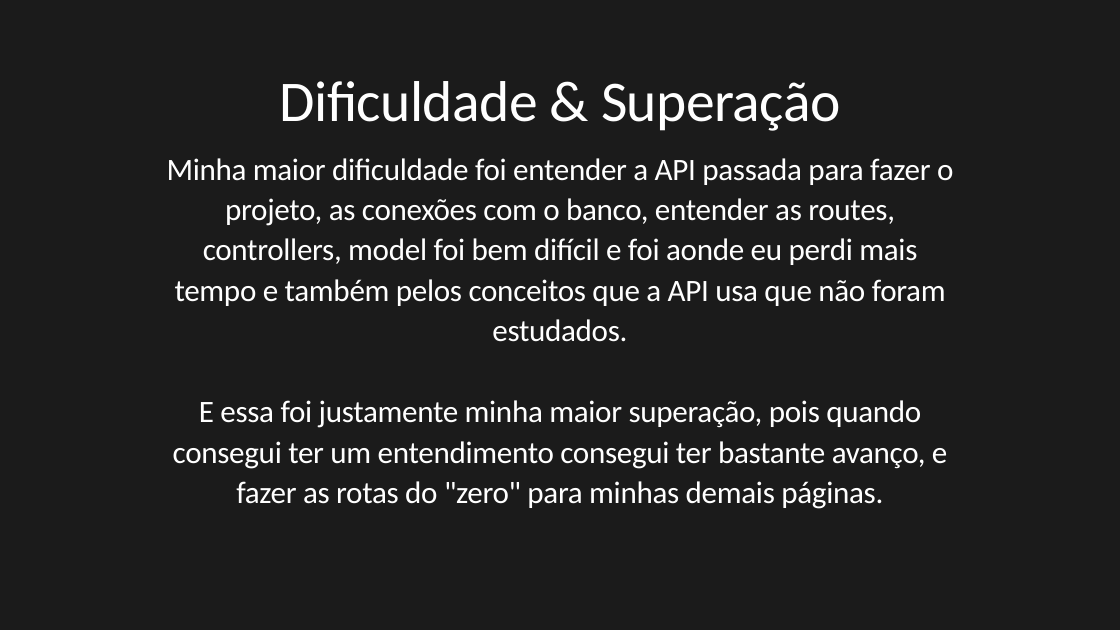
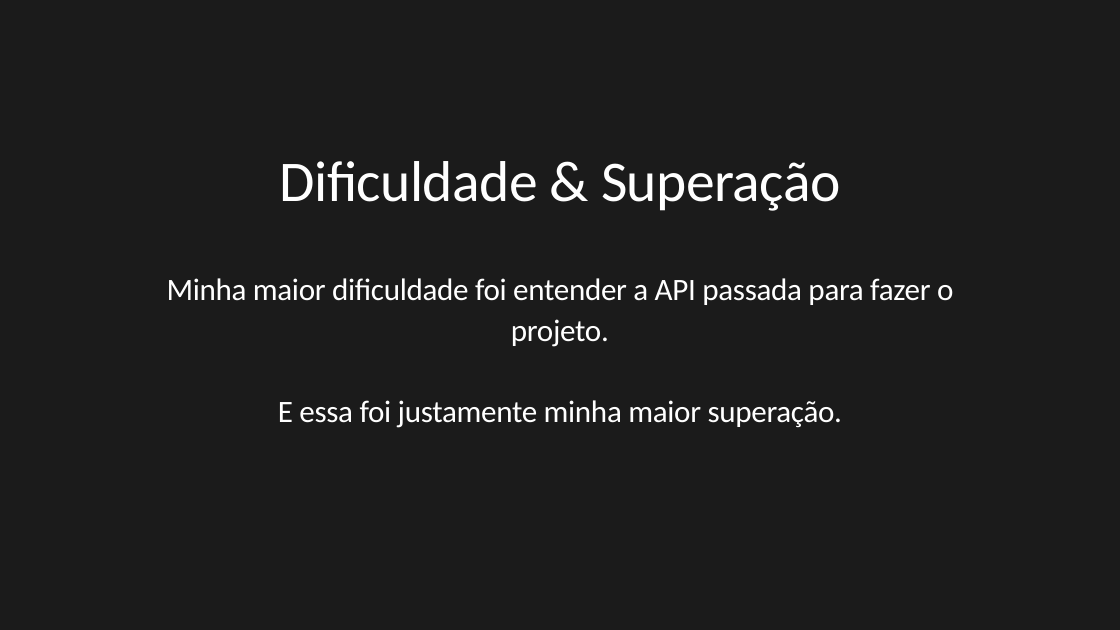
Before and after one commit to RyanMirandaBarbosa/Friendly-Snakes, a slide deck: slide 10 of Documentação/Apresentação meu desafio individual.pptx. Drawn at 1120x630 pixels with LibreOffice and Linux fonts; fonts in the diff are those of the drawing. Boxes give left, top, right and bottom in pixels: in the first picture for what was removed or moved away, otherwise in the second. Text is boxed around its words. In the diff, an @@ line names an element or a change of style, - is before the commit and + after.

```diff
--- a/Documentação/Apresentação meu desafio individual.pptx
+++ b/Documentação/Apresentação meu desafio individual.pptx
@@ text "Dificuldade & Superação": place and size @@
-text "Dificuldade & Superação" at [280, 81, 840, 131]
+text "Dificuldade & Superação" at [280, 161, 840, 211]
@@ text at [167, 278, 953, 428]: text changed @@
-Minha maior dificuldade foi entender a API passada para fazer o projeto, as conexões com o banco, entender as routes, controllers, model foi bem difícil e foi aonde eu perdi mais tempo e também pelos conceitos que a API usa que não foram estudados.
-E essa foi justamente minha maior superação, pois quando consegui ter um entendimento consegui ter bastante avanço, e fazer as rotas do "zero" para minhas demais páginas.
+Minha maior dificuldade foi entender a API passada para fazer o projeto.
+E essa foi justamente minha maior superação.
```
Also in this commit, not shown: 6 other slides changed, 1 other file.
